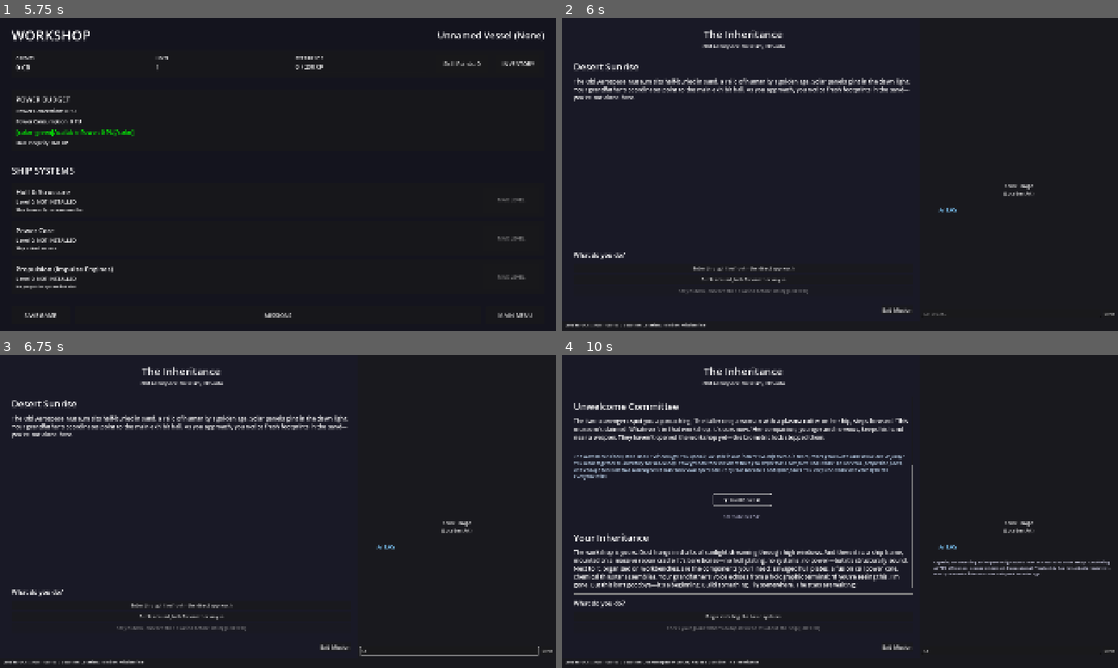
Above: before the commit, frames 1-4 (two rows, left to right).
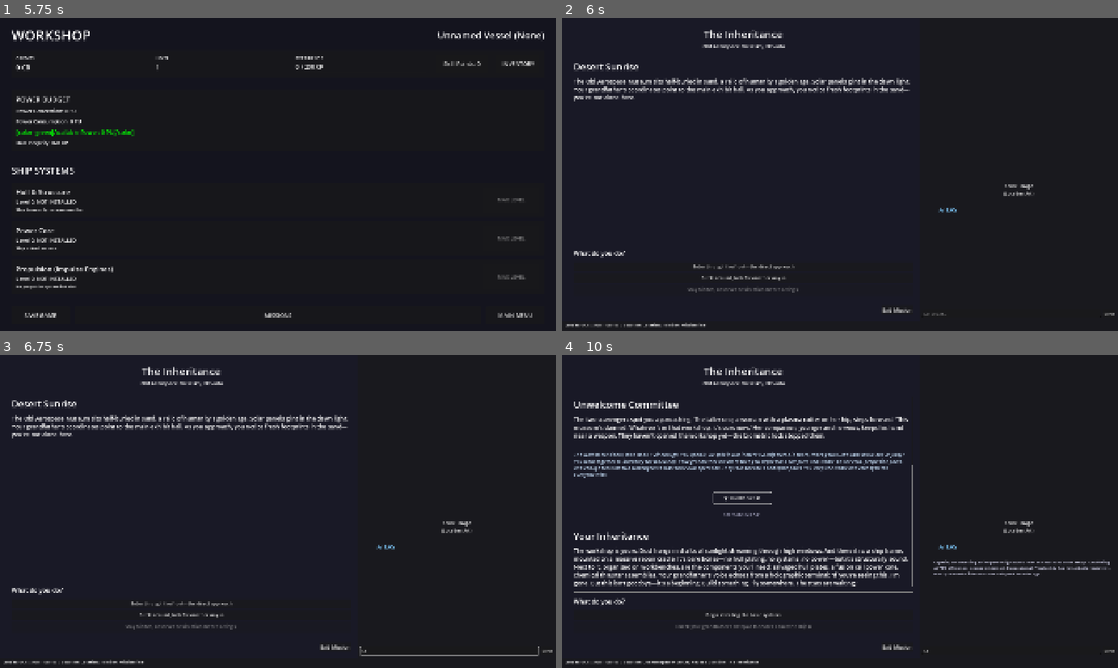
Above: after the commit, the same moments.

Repository: sethshoultes/space-adventures
Game: Godot game, scene res://scenes/main_menu.tscn
Two runs of this game, one before a commit and one after it. Both use one fixed random seed, a clock stepped at 60 frames per second and the inputs below.
Inputs (mouse positions are in pixels of both pictures, inside the frame that each line leads up to):
- Up to frame 1 (5.75 s): click "Test AI Chat" at 0.5 s; click "Test Mission Generation" at 1.25 s; click "Test Dialogue Generation" at 2 s; click "Test Hull System" at 2.75 s; click "Test Power Core System" at 3.5 s; click "Test Propulsion System" at 4.25 s; click "OPEN WORKSHOP" at 5 s
- Up to frame 2 (6 s): click "MISSIONS" at 5.75 s
- Up to frame 3 (6.75 s): click (450, 652) at 6.52 s; type "12" at 6.6 s
- Up to frame 4 (10 s): click "Enter through the front—the d…" at 7.25 s; click "▼ Scroll Down ▼" at 8 s; click "Offer to split the salvage 50…" at 8.75 s; click "▼ Scroll Down ▼" at 9.5 s

Frame 1 is identical in both runs. In frame 2, 0.7% of the frame differs, in the area x 2-45%, y 74-89%; in frame 3, 0.7%; in frame 4, 10%, in the area x 2-64%, y 14-89%.

Commit message:
feat: Enhance locked choice UX with tooltips and progress indicators
Improved the locked choice system to provide clear feedback about
requirements and player progress.

IMPROVEMENTS:

1. Requirement Tooltips
   - Show exactly what's required for locked choices
   - Display current vs required levels
   - Example: "Requires Science 2 (You have: 0)"

2. Visual Improvements
   - Changed [LOCKED] text to 🔒 emoji for cleaner look
   - Tooltips appear on hover over locked choices
   - Progress shown in tooltip format

3. Progress Indicators
   - Shows player's current skill/system level
   - Shows required level
   - Checkmark (✓) when requirement is met

EXAMPLE TOOLTIPS:
- Locked: "Requires Engineering 3 (You have: 1)"
- Locked: "Requires Sensors Level 2 (You have: 0)"
- Met: "Science 2 ✓"

TECHNICAL CHANGES:
- Added _get_requirement_info() function
  Returns {met: bool, tooltip: String}
- Updated _display_choices() to use requirement info
- Refactored _check_choice_requirements() to use new function
- Added tooltip_text to choice buttons

FILES MODIFIED:
- godot/scripts/ui/mission.gd

This provides better player feedback about why choices are locked
and how to unlock them, improving the UX significantly.

🤖 Generated with [Claude Code](https://claude.com/claude-code)

Co-Authored-By: Claude <noreply@anthropic.com>

Diff:
--- a/godot/scripts/ui/mission.gd
+++ b/godot/scripts/ui/mission.gd
@@ -205,28 +205,37 @@
 		var button = choice_buttons[i]
 
 		# Set button text
-		button.text = choice.get("text", "Choice %d" % (i + 1))
+		var base_text = choice.get("text", "Choice %d" % (i + 1))
 
 		# Check if choice is available (requirements met)
-		if _check_choice_requirements(choice):
+		var requirement_info = _get_requirement_info(choice)
+
+		if requirement_info.met:
+			# Requirements met - show normal
+			button.text = base_text
 			button.disabled = false
 			button.visible = true
+			button.tooltip_text = ""
 		else:
-			# Show but disabled if requirements not met
-			button.text += " [LOCKED]"
+			# Requirements not met - show locked with info
+			button.text = base_text + " 🔒"
 			button.disabled = true
 			button.visible = true
+			button.tooltip_text = requirement_info.tooltip
 
 	# Show choices section
 	choices_label.visible = current_choices.size() > 0
 
-func _check_choice_requirements(choice: Dictionary) -> bool:
-	"""Check if player meets requirements for a choice"""
+func _get_requirement_info(choice: Dictionary) -> Dictionary:
+	"""Get detailed requirement information for a choice
+	Returns: {met: bool, tooltip: String}"""
 
 	if not choice.has("requirements"):
-		return true
+		return {"met": true, "tooltip": ""}
 
 	var reqs = choice.requirements
+	var requirements_met = true
+	var tooltip_parts = []
 
 	# Check skill requirement
 	if reqs.has("skill") and reqs.has("skill_level"):
@@ -234,8 +243,12 @@
 		var required_level = reqs.skill_level
 		var player_skill = GameState.player.skills.get(skill_name, 0)
 
+		var skill_display = skill_name.capitalize()
 		if player_skill < required_level:
-			return false
+			requirements_met = false
+			tooltip_parts.append("Requires %s %d (You have: %d)" % [skill_display, required_level, player_skill])
+		else:
+			tooltip_parts.append("%s %d ✓" % [skill_display, required_level])
 
 	# Check system requirements
 	if reqs.has("system") and reqs.has("system_level"):
@@ -243,10 +256,20 @@
 		var required_level = reqs.system_level
 		var system_level = GameState.ship.systems.get(system_name, {}).get("level", 0)
 
+		var system_display = system_name.capitalize()
 		if system_level < required_level:
-			return false
-
-	return true
+			requirements_met = false
+			tooltip_parts.append("Requires %s Level %d (You have: %d)" % [system_display, required_level, system_level])
+		else:
+			tooltip_parts.append("%s Level %d ✓" % [system_display, required_level])
+
+	var tooltip = "\n".join(tooltip_parts) if tooltip_parts.size() > 0 else ""
+
+	return {"met": requirements_met, "tooltip": tooltip}
+
+func _check_choice_requirements(choice: Dictionary) -> bool:
+	"""Check if player meets requirements for a choice"""
+	return _get_requirement_info(choice).met
 
 func _on_choice_pressed(choice_index: int) -> void:
 	"""Handle player choice selection"""
